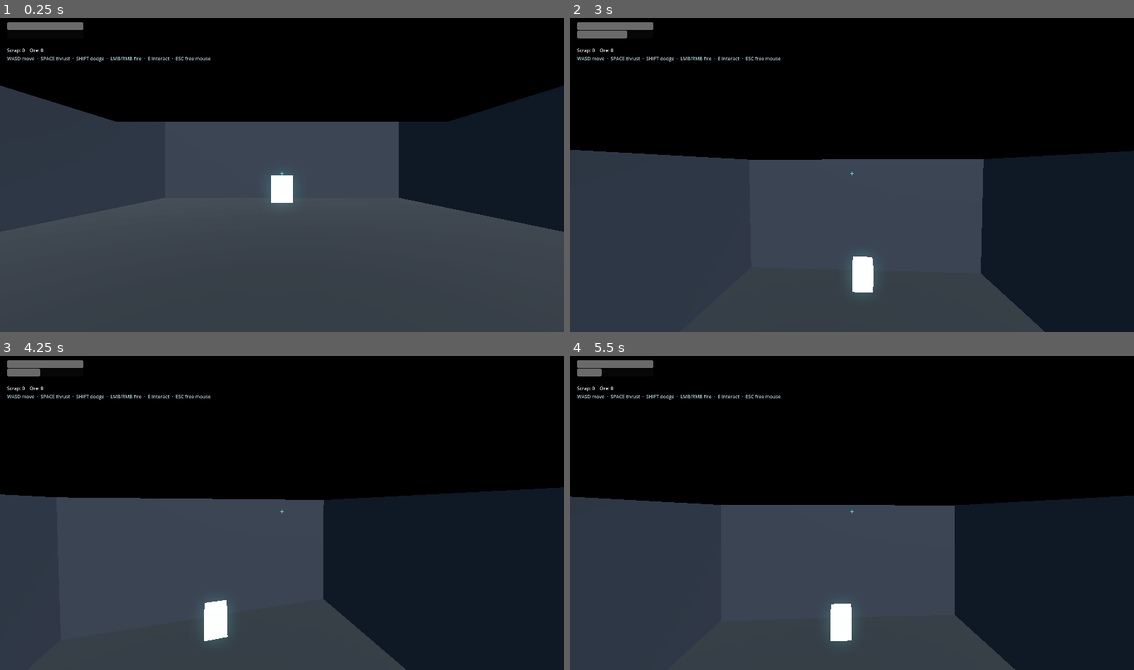
Above: before the commit, frames 1-4 (two rows, left to right).
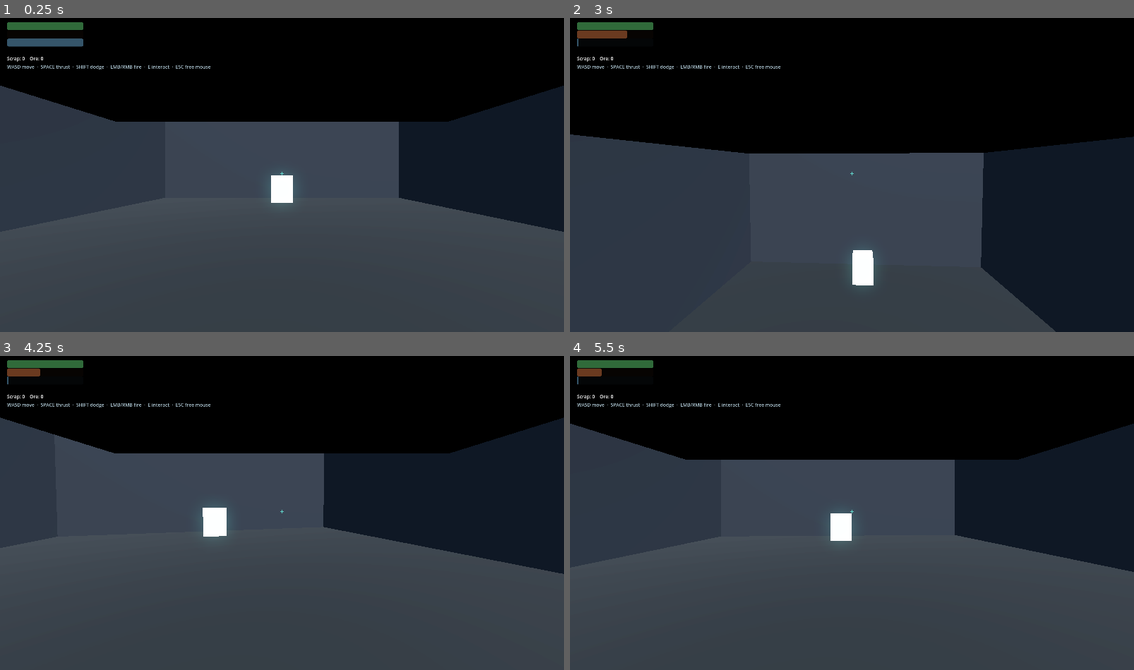
Above: after the commit, the same moments.

Repository: Shinigami92/ironhaul
Game: Godot game, scene res://scenes/main.tscn
The game is run twice, just before and just after one commit, with the same random seed, the same clock (stepped at 60 frames per second) and the same inputs.
Inputs (mouse positions are in pixels of both pictures, inside the frame that each line leads up to):
- Up to frame 1 (0.25 s): no input
- Up to frame 2 (3 s): tap Enter at 0.5 s; move the mouse to (880, 171) at 0.52 s; hold Space (thrust) from 0.53 s (still down); tap Shift (dodge) at 0.6, 1.35, 2.3 s; click (880, 171) at 0.67 s; move the mouse to (823, 175) at 1.27 s; move the mouse to (863, 168) at 2.02 s; press the mouse at (863, 168) at 2.03 s; move the mouse to (846, 178) at 2.77 s; release the mouse at (846, 178) at 2.78 s; right-click (846, 178) at 2.85 s; click (846, 178) at 2.92 s
- Up to frame 3 (4.25 s): keep holding Space (thrust); tap Shift (dodge) at 3.05, 3.8 s; move the mouse to (321, 516) at 3.52 s; tap E (interact) at 3.6 s
- Up to frame 4 (5.5 s): keep holding Space (thrust); move the mouse to (806, 506) at 4.27 s; tap Alt at 4.35 s; tap Shift (dodge) at 4.55, 5.3 s; tap Enter at 5 s; move the mouse to (857, 513) at 5.02 s; tap Ctrl at 5.1 s; click (857, 513) at 5.17 s

The runs differ from the first frame. In frame 1, 1.1% of the frame differs, in the area x 1-38%, y 1-17%; in frame 2, 4.2%; in frame 3, 32%, in the area x 0-100%, y 1-100%; in frame 4, 29%.

Commit message:
feat: thrust regen pauses during use, add thrust bar to HUD

Diff:
--- a/scripts/mech/mech.gd
+++ b/scripts/mech/mech.gd
@@ -12,7 +12,10 @@
 @export var max_heat: float = 100.0
 @export var max_thrust: float = 100.0
 @export var heat_decay_per_sec: float = 18.0
-@export var thrust_regen_per_sec: float = 30.0
+@export var thrust_regen_per_sec: float = 40.0
+# Seconds after the last thrust consumption before regen resumes. Prevents the
+# "endless thrust" feel that came from regen overlapping drain every frame.
+@export var thrust_regen_delay_sec: float = 0.15
 @export var overheat_cool_threshold: float = 30.0
 @export var is_enemy: bool = false
 
@@ -25,6 +28,8 @@
 var camera: Camera3D
 var movement: Node
 var weapon: Node
+
+var _thrust_regen_delay: float = 0.0
 
 
 func _ready() -> void:
@@ -48,8 +53,17 @@
 		if is_overheated and current_heat <= overheat_cool_threshold:
 			is_overheated = false
 			cooled.emit()
-	if current_thrust < max_thrust:
-		current_thrust = min(max_thrust, current_thrust + thrust_regen_per_sec * delta)
+
+	# Thrust regen: pause for thrust_regen_delay_sec after each consumption so
+	# holding thrust drains cleanly, and only the *remaining* delta after the
+	# delay expires counts toward regen this frame.
+	var regen_delta := delta
+	if _thrust_regen_delay > 0.0:
+		var consumed: float = minf(delta, _thrust_regen_delay)
+		_thrust_regen_delay -= consumed
+		regen_delta -= consumed
+	if regen_delta > 0.0 and current_thrust < max_thrust:
+		current_thrust = min(max_thrust, current_thrust + thrust_regen_per_sec * regen_delta)
 		thrust_changed.emit(current_thrust, max_thrust)
 
 
@@ -76,6 +90,10 @@
 
 
 func consume_thrust(amount: float) -> bool:
+	# Attempting to thrust — successful or not — always resets the regen delay.
+	# Otherwise an empty tank regens while the button is still held, producing
+	# a flickery hover that lets the player climb with "zero fuel".
+	_thrust_regen_delay = thrust_regen_delay_sec
 	if current_thrust >= amount:
 		current_thrust -= amount
 		thrust_changed.emit(current_thrust, max_thrust)
--- a/scripts/ui/hud.gd
+++ b/scripts/ui/hud.gd
@@ -3,6 +3,7 @@
 var player: Mech
 var health_bar: ProgressBar
 var heat_bar: ProgressBar
+var thrust_bar: ProgressBar
 var status_label: Label
 var materials_label: Label
 var hint_label: Label
@@ -26,33 +27,26 @@
 	panel.position = Vector2(24, 24)
 	add_child(panel)
 
-	health_bar = ProgressBar.new()
-	health_bar.size = Vector2(260, 20)
-	health_bar.position = Vector2(0, 0)
-	health_bar.min_value = 0
-	health_bar.max_value = 100
-	health_bar.show_percentage = false
+	health_bar = _make_bar(Vector2(0, 0), Color(0.45, 1.0, 0.55))
 	panel.add_child(health_bar)
 
-	heat_bar = ProgressBar.new()
-	heat_bar.size = Vector2(260, 20)
-	heat_bar.position = Vector2(0, 28)
-	heat_bar.min_value = 0
-	heat_bar.max_value = 100
-	heat_bar.show_percentage = false
+	heat_bar = _make_bar(Vector2(0, 28), Color(1.0, 0.55, 0.3))
 	panel.add_child(heat_bar)
 
+	thrust_bar = _make_bar(Vector2(0, 56), Color(0.5, 0.8, 1.0))
+	panel.add_child(thrust_bar)
+
 	status_label = Label.new()
-	status_label.position = Vector2(0, 56)
+	status_label.position = Vector2(0, 84)
 	status_label.add_theme_color_override("font_color", Color(1.0, 0.55, 0.25))
 	panel.add_child(status_label)
 
 	materials_label = Label.new()
-	materials_label.position = Vector2(0, 84)
+	materials_label.position = Vector2(0, 112)
 	panel.add_child(materials_label)
 
 	hint_label = Label.new()
-	hint_label.position = Vector2(0, 112)
+	hint_label.position = Vector2(0, 140)
 	hint_label.add_theme_color_override("font_color", Color(0.7, 0.8, 0.85))
 	hint_label.text = (
 		"WASD move  ·  SPACE thrust  ·  SHIFT dodge  ·  "
@@ -71,11 +65,13 @@
 		return
 	player.health_changed.connect(_on_health_changed)
 	player.heat_changed.connect(_on_heat_changed)
+	player.thrust_changed.connect(_on_thrust_changed)
 	player.overheated.connect(_on_overheated)
 	player.cooled.connect(_on_cooled)
 	player.died.connect(_on_died)
 	_on_health_changed(player.current_health, player.max_health)
 	_on_heat_changed(player.current_heat, player.max_heat)
+	_on_thrust_changed(player.current_thrust, player.max_thrust)
 
 
 func _on_health_changed(current: float, max_value: float) -> void:
@@ -86,6 +82,11 @@
 func _on_heat_changed(current: float, max_value: float) -> void:
 	heat_bar.max_value = max_value
 	heat_bar.value = current
+
+
+func _on_thrust_changed(current: float, max_value: float) -> void:
+	thrust_bar.max_value = max_value
+	thrust_bar.value = current
 
 
 func _on_overheated() -> void:
@@ -110,6 +111,17 @@
 	)
 
 
+func _make_bar(pos: Vector2, tint: Color) -> ProgressBar:
+	var bar := ProgressBar.new()
+	bar.size = Vector2(260, 20)
+	bar.position = pos
+	bar.min_value = 0
+	bar.max_value = 100
+	bar.show_percentage = false
+	bar.modulate = tint
+	return bar
+
+
 class CrosshairControl:
 	extends Control
 
--- /dev/null
+++ b/tests/unit/test_mech_thrust.gd
@@ -0,0 +1,75 @@
+extends GutTest
+
+var mech: Mech
+
+
+func before_each() -> void:
+	mech = Mech.new()
+	mech.is_enemy = true
+	mech.max_thrust = 100.0
+	mech.thrust_regen_per_sec = 40.0
+	mech.thrust_regen_delay_sec = 0.15
+	add_child_autofree(mech)
+
+
+func test_starts_at_max_thrust() -> void:
+	assert_eq(mech.current_thrust, mech.max_thrust)
+
+
+func test_consume_thrust_decrements_current_thrust() -> void:
+	var ok := mech.consume_thrust(25.0)
+	assert_true(ok)
+	assert_eq(mech.current_thrust, 75.0)
+
+
+func test_consume_thrust_returns_false_when_insufficient() -> void:
+	mech.current_thrust = 5.0
+	var ok := mech.consume_thrust(10.0)
+	assert_false(ok)
+	assert_eq(mech.current_thrust, 5.0)
+
+
+func test_regen_paused_during_delay() -> void:
+	mech.consume_thrust(50.0)
+	mech._process(0.1)  # within the 0.15s regen delay window
+	assert_eq(mech.current_thrust, 50.0)
+
+
+func test_regen_resumes_after_delay() -> void:
+	mech.consume_thrust(50.0)
+	# 0.15s covers the delay; remaining 0.05s regens at 40/s = 2.0
+	mech._process(0.2)
+	assert_almost_eq(mech.current_thrust, 52.0, 0.01)
+
+
+func test_continuous_consumption_keeps_regen_paused() -> void:
+	mech.consume_thrust(20.0)
+	mech._process(0.1)
+	mech.consume_thrust(20.0)
+	mech._process(0.1)
+	mech.consume_thrust(20.0)
+	assert_eq(mech.current_thrust, 40.0)
+
+
+func test_regen_clamps_at_max_thrust() -> void:
+	mech.consume_thrust(10.0)
+	mech._process(10.0)  # way more than needed to fill
+	assert_eq(mech.current_thrust, mech.max_thrust)
+
+
+func test_failed_consume_still_pauses_regen() -> void:
+	# Empty tank; player keeps holding thrust: each failed consume must reset
+	# the regen delay, otherwise regen sneaks in between failed attempts.
+	mech.current_thrust = 5.0
+	var ok := mech.consume_thrust(10.0)
+	assert_false(ok)
+	mech._process(0.1)  # within the 0.15s delay
+	assert_eq(mech.current_thrust, 5.0)
+
+
+func test_failed_consume_allows_regen_after_delay() -> void:
+	# Once the player stops trying (no further consume calls), regen resumes.
+	mech.current_thrust = 5.0
+	mech.consume_thrust(10.0)  # fails, resets delay
+	mech._process(0.2)  # 0.15s delay + 0.05s of regen
+	assert_almost_eq(mech.current_thrust, 7.0, 0.01)  # 5 + 40 * 0.05
Not shown, added: tests/unit/test_mech_thrust.gd.uid
